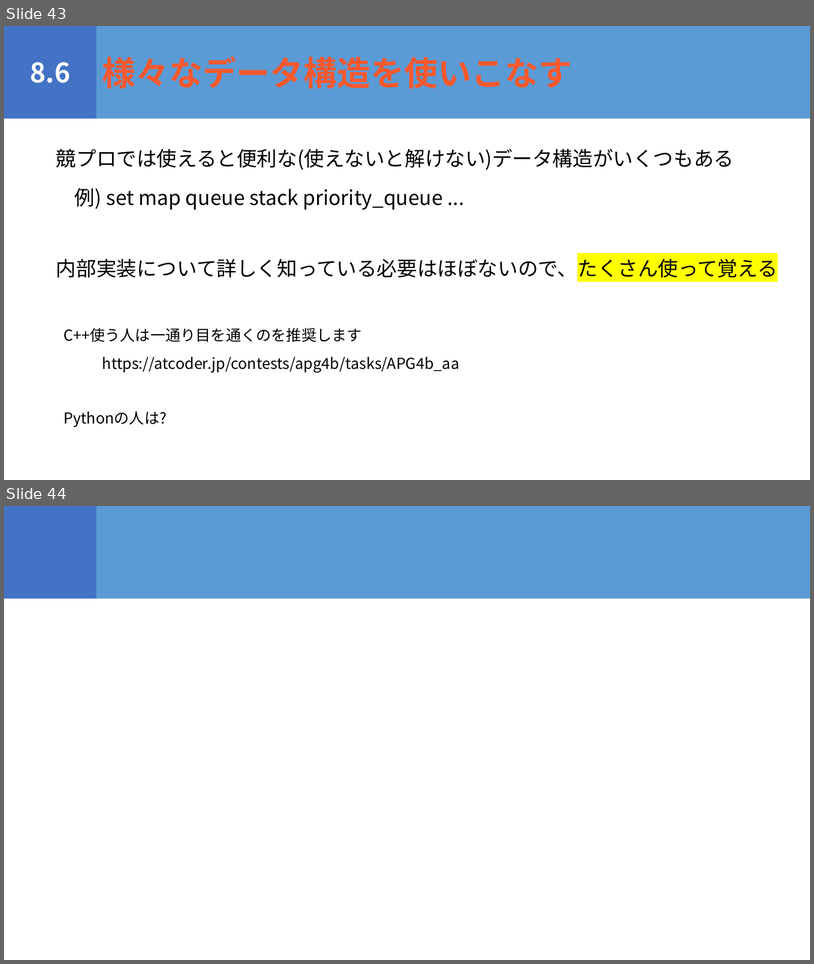
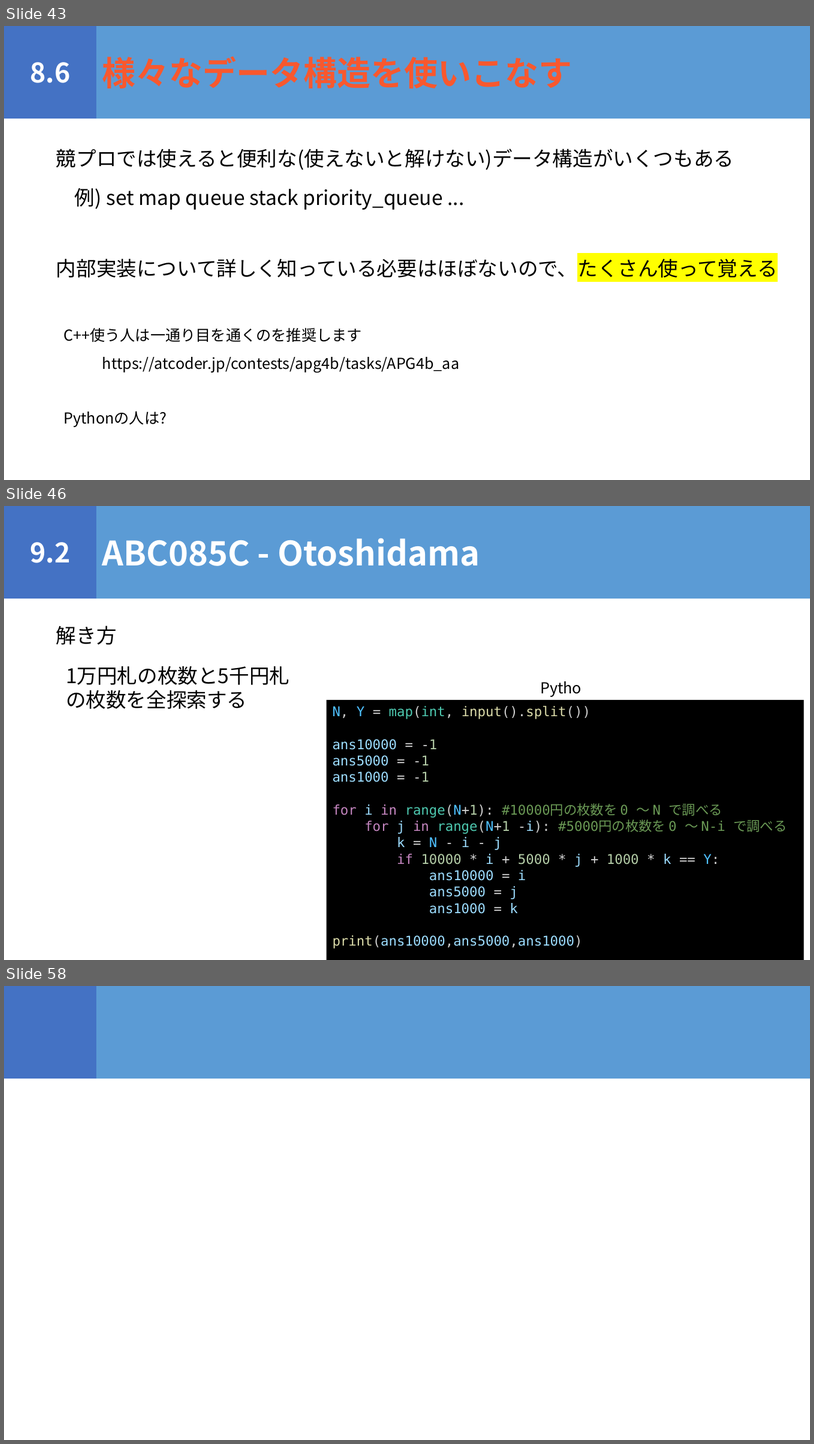
Before and after one commit to igeeeeee/triC_AtCoder_Beginners_Selection, a slide deck: ABS_勉強会.pptx. Shown one above the other, each under a label of ours: slides 43 and 44 before the commit, slides 43, 46 and 58 after it; the slides between them are not shown. The pictures are 814x964 and 814x1444 pixels, drawn with LibreOffice and Linux fonts; fonts in the diff are those of the drawing. Boxes give left, top, right and bottom in pixels: in the first picture for what was removed or moved away, otherwise in the second. Text is boxed around its words. In the diff, an @@ line names an element or a change of style, - is before the commit and + after.

```diff
--- a/ABS_勉強会.pptx
+++ b/ABS_勉強会.pptx
@@ slide 46 added at <box>4,506,810,960</box>, background #FFFFFF @@
@@ rectangle added at <box>4,506,96,598</box>, fill #4472C4, 32 pt, text #FFFFFF, bold @@
+9.2
@@ rectangle added at <box>96,506,810,598</box>, fill #5B9BD5, 40 pt, text #FFFFFF, bold @@
+ABC085C - Otoshidama
@@ text added at <box>56,625,117,645</box>, 24 pt, text #000000 @@
+解き方
@@ text added at <box>66,666,290,709</box>, 24 pt, text #000000 @@
+1万円札の枚数と5千円札
+の枚数を全探索する
@@ text added at <box>534,675,596,700</box>, 18 pt, text #000000 @@
+Python
@@ rectangle added at <box>326,700,804,960</box>, fill #000000, 16 pt, text #9CDCFE @@
+N, Y = map(int, input().split())
+ans10000 = -1
+ans5000 = -1
+ans1000 = -1
+for i in range(N+1): #10000円の枚数を 0 〜 N で調べる
+for j in range(N+1 -i): #5000円の枚数を 0 〜 N-i で調べる
+k = N - i - j
+if 10000 * i + 5000 * j + 1000 * k == Y:
+ans10000 = i
+ans5000 = j
+ans1000 = k
+print(ans10000,ans5000,ans1000)
@@ what was slide 44 is now slide 58 @@
```
Also in this commit, not shown: 1 slide changed, 12 other slides added, 2 slides removed, 5 other files.
